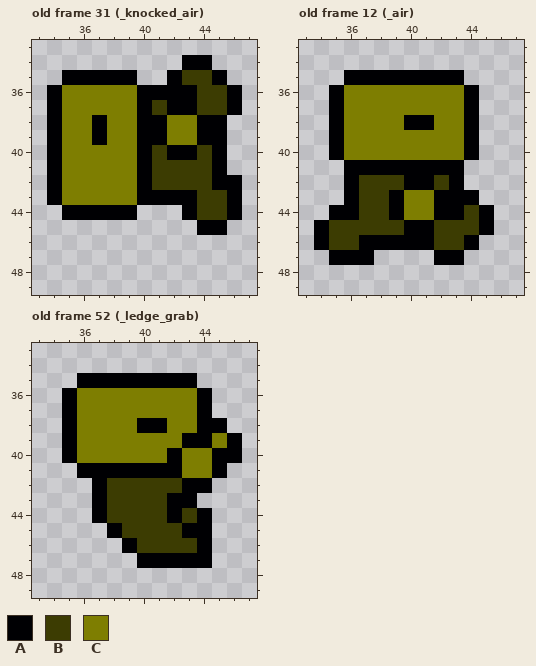
Pixel-art file: assets/aseprite/fighter2.aseprite. Above: the version before the commit.
80x80 pixels, 52 frames. Shown: old frame 31 (_knocked_air): x 33..47, y 33..49; old frame 12 (_air): x 33..47, y 33..49; old frame 52 (_ledge_grab): x 33..47, y 33..49. The commit also changed other frames, which this record leaves out.
Visible layers, top first: "Layer 3", "Layer 2", "Layer 1".
Palette (. is transparent): A #000003  B #3c3c02  C #7e7e01
Pixels before, old frame 31 (_knocked_air), first column x 34:
34 .........AA..
35 .AAAAA..ABBA.
36 ACCCCCAAAABBA
37 ACCCCCABAABBA
38 ACCACCAACCAA.
39 ACCACCAACCAA.
40 ACCCCCABAABA.
41 ACCCCCABBBBA.
42 ACCCCCABBBBAA
43 ACCCCCAAAABBA
44 .AAAAA...ABBA
45 ..........AA.
Pixels before, old frame 12 (_air), first column x 34:
35 ..AAAAAAAA..
36 .ACCCCCCCCA.
37 .ACCCCCCCCA.
38 .ACCCCAACCA.
39 .ACCCCCCCCA.
40 .ACCCCCCCCA.
41 ..AAAAAAAA..
42 ..ABBBAABA..
43 ..ABBACCAAA.
44 .AABBACCAABA
45 ABBBBBAABBBA
46 ABBAAAAABBA.
47 .AAA....AA..
Pixels before, old frame 52 (_ledge_grab), first column x 35:
35 .AAAAAAAA...
36 ACCCCCCCCA..
37 ACCCCCCCCA..
38 ACCCCAACCAA.
39 ACCCCCCCAACA
40 ACCCCCCACCAA
41 .AAAAAAACCA.
42 ..ABBBBBAA..
43 ..ABBBBAA...
44 ..ABBBBABA..
45 ...ABBBBAA..
46 ....ABBBBA..
47 .....AAAAA..
After:
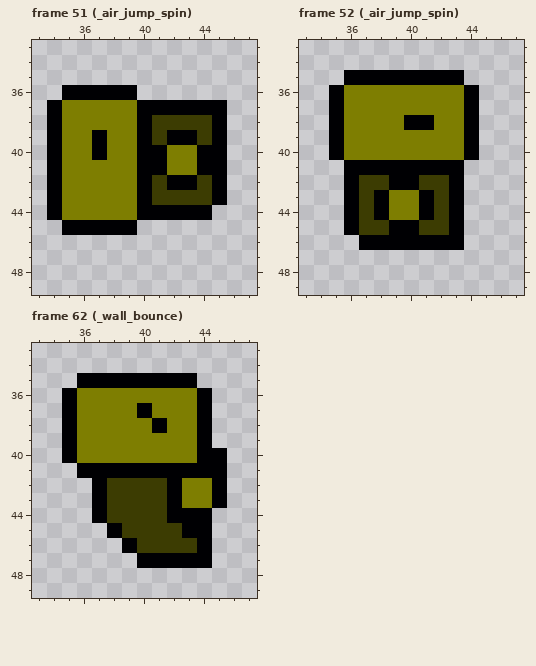
A new or re-ordered frame is compared with the old frame closest to it.
Change:
frames 52 -> 62
Changed rows in their new state; - is an unchanged pixel.
Frame 51 (_air_jump_spin) is new; against old frame 31 (_knocked_air), layer "Layer 2":
first column x 34:
34 ---------..--
35 -.....--....-
36 .AAAAA.......
37 -------A--AA.
38 ---C---BBBB--
39 -------BAAB--
40 ---A---ACCA--
41 -------ACCA--
42 --------AA--.
43 -------BBB-A.
44 ACCCCCAAA-A..
45 -AAAAA----..-
Frame 52 (_air_jump_spin) is new; against old frame 12 (_air), layer "Layer 2":
first column x 34:
42 -----A-B----
43 ----AC-AB-.-
44 -.--AC-AB-..
45 ..A--A-B-A..
46 ...-----AA.-
47 -...----..--
Frame 62 (_wall_bounce) is new; against old frame 52 (_ledge_grab), layers "Layer 3", "Layer 2", "Layer 1":
first column x 40:
37 A------
38 C----.-
39 ---C-..
40 --C-A-.
41 ---AA--
42 --ACCA-
43 ---CCA-
44 ---A---
